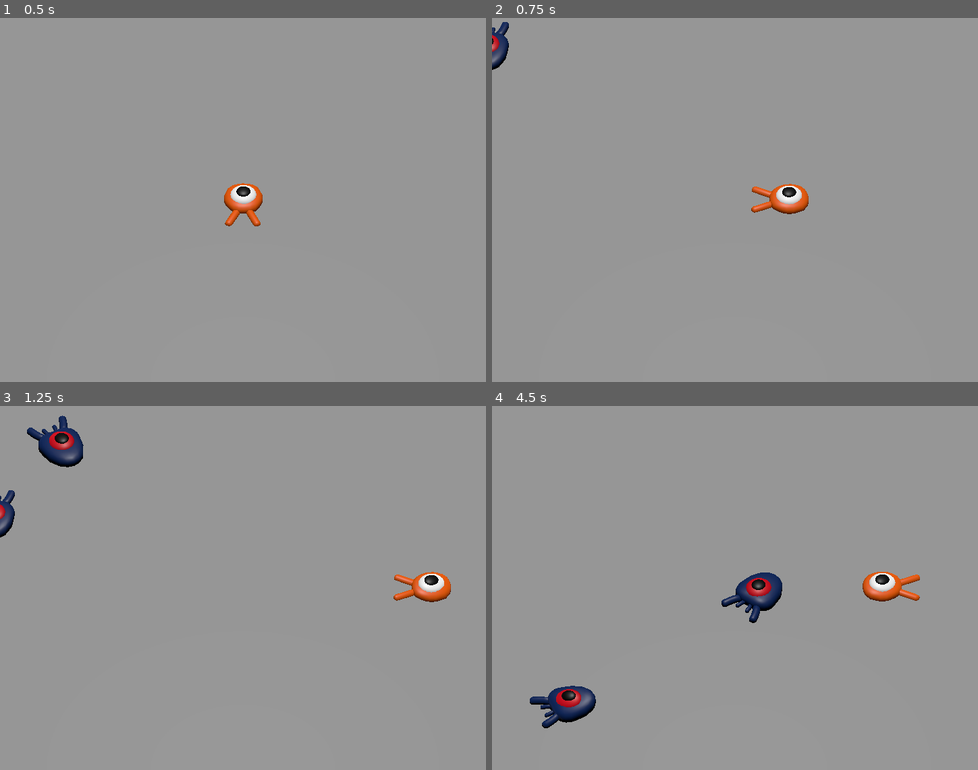
Above: before the commit, frames 1-4 (two rows, left to right).
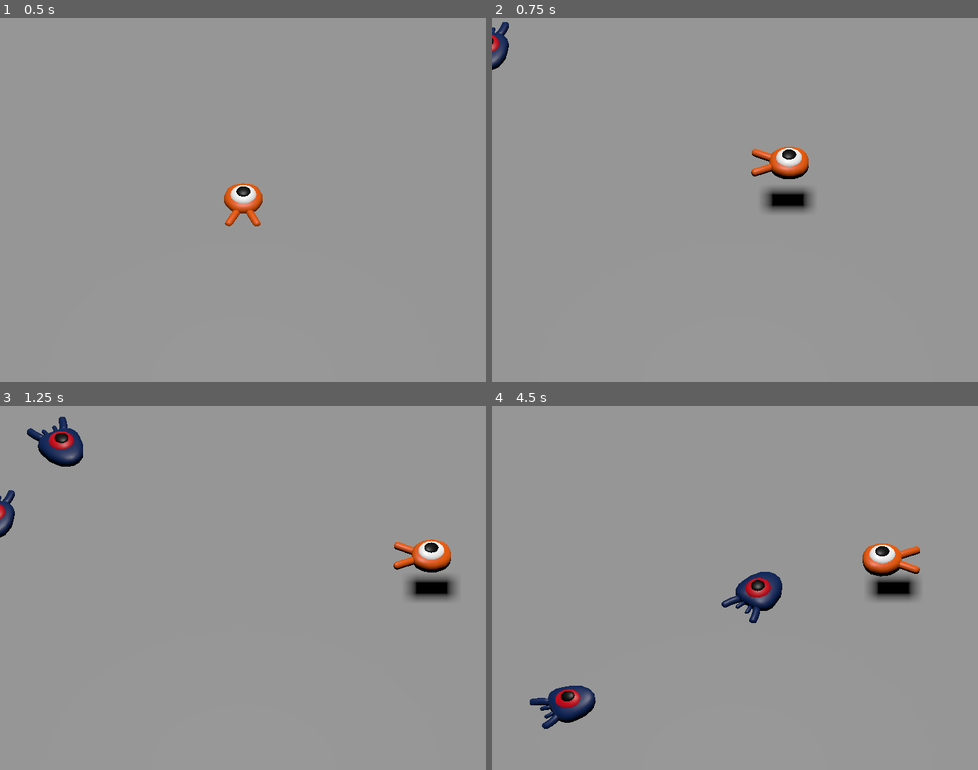
Above: after the commit, the same moments.

Repository: iidadaiti/squash-the-creeps
Game: Godot game, scene res://scenes/main.tscn
Same seed, same stepped clock (60 frames per second), same inputs: the game is played once before the commit and once after it.
Inputs:
- Up to frame 1 (0.5 s): no input
- Up to frame 2 (0.75 s): tap Enter at 0.5 s; hold Right (move_right) from 0.53 s (still down); tap Space (jump) at 0.6 s
- Up to frame 3 (1.25 s): keep holding Right (move_right); tap Space (jump) at 0.77, 1.07 s
- Up to frame 4 (4.5 s): release Right (move_right) at 1.28 s; hold Down (move_back) 1.28-2.03 s; tap Space (jump) at 1.35, 1.52, 1.82, 2.1, 2.85, 3.02, 3.32, 3.6, 3.77, 4.07, 4.35 s; hold Right (move_right) 2.03-2.78 s; hold Up (move_forward) 2.78-3.53 s; hold Left (move_left) from 3.53 s (still down)

Frame 1 is identical in both runs. In frame 2, 1.5% of the frame differs, in the area x 53-67%, y 35-54%; in frame 3, 1.6%; in frame 4, 1.9%, in the area x 7-89%, y 37-89%.

Commit message:
add player jump script

Diff:
--- a/components/player/player.gd
+++ b/components/player/player.gd
@@ -2,6 +2,10 @@
 
 # How fast the player moves in meters per second.
 @export var speed = 14
+
+# Vertical impulse applied to the character upon jumping in meters per second.
+@export var jump_impulse = 20
+
 # The downward acceleration when in the air, in meters per second squared.
 @export var fall_acceleration = 75
 
@@ -36,6 +40,10 @@
 	_target_velocity.x = move_vector.x * speed
 	_target_velocity.z = move_vector.z * speed
 
+	# Jumping
+	if is_on_floor() and Input.is_action_just_pressed("jump"):
+		_target_velocity.y = jump_impulse
+
 	# Vertical Velocity
 	if not is_on_floor():
 		_target_velocity.y -= fall_acceleration * delta
